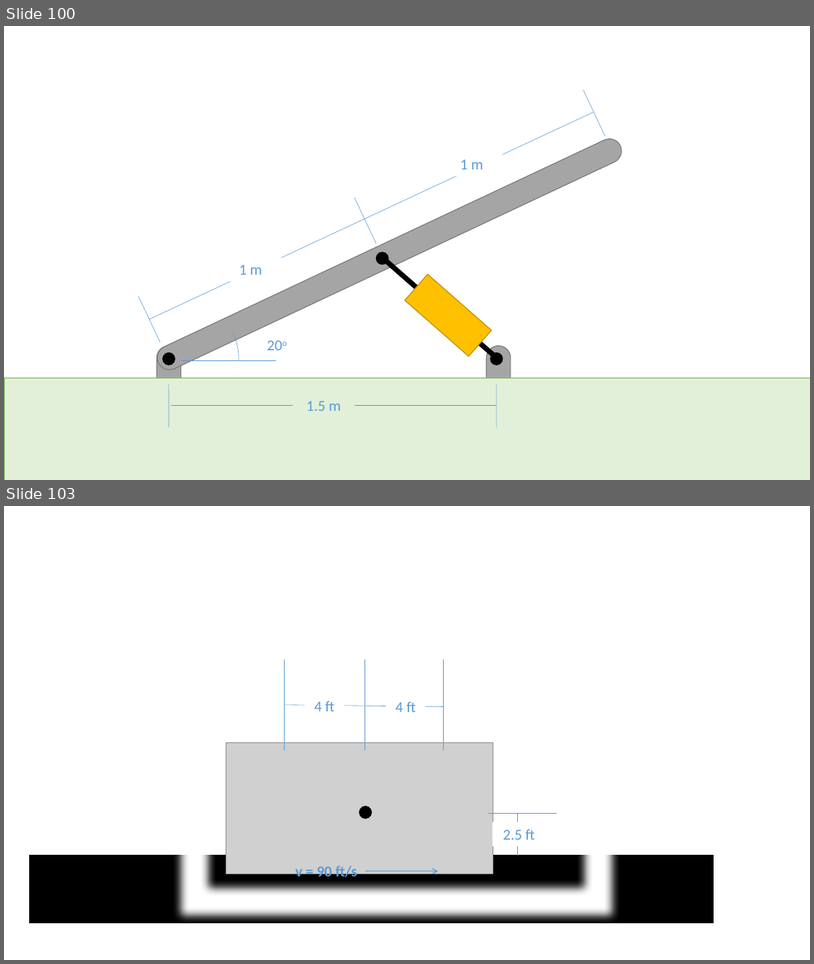
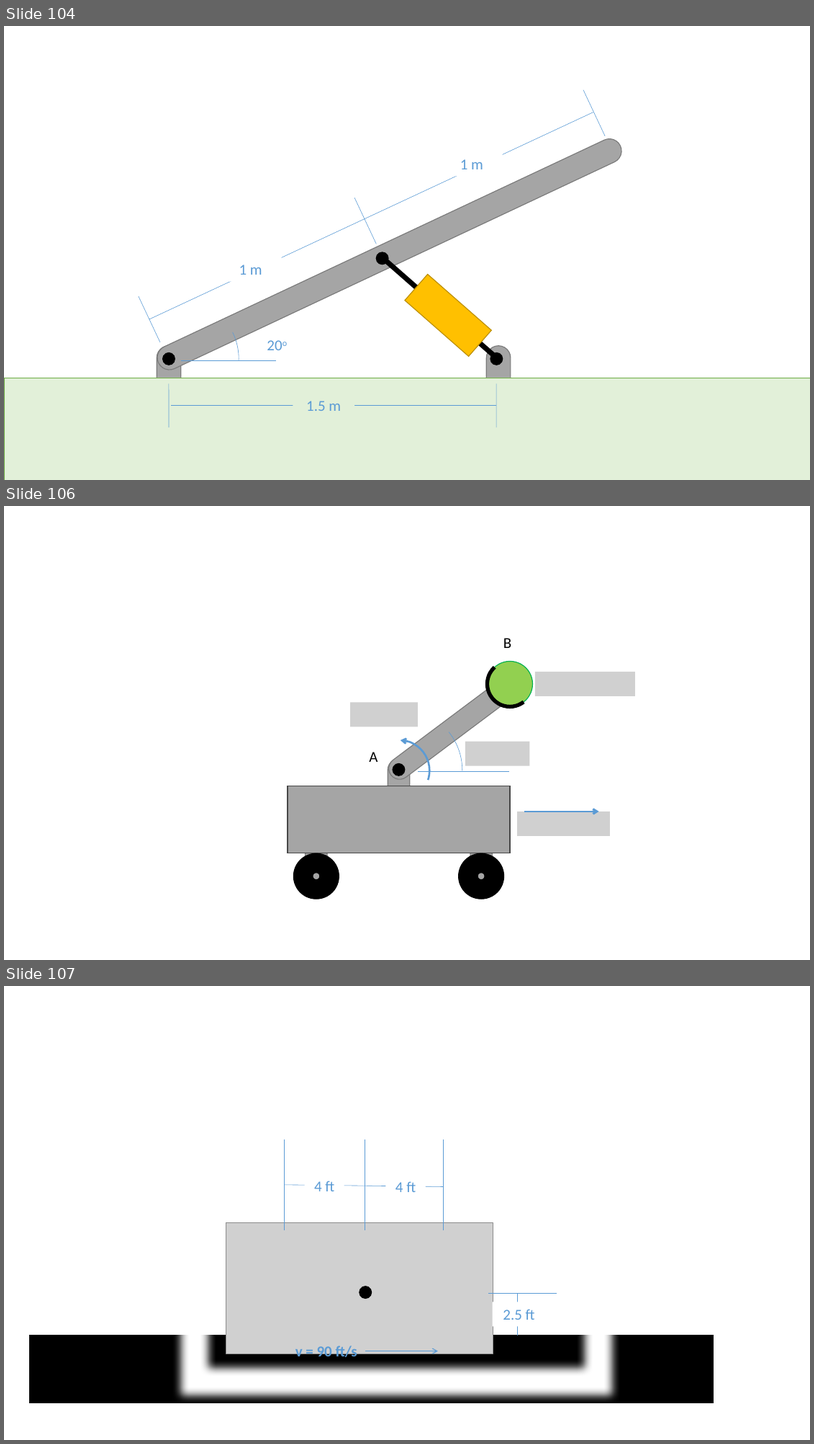
Before and after one commit to JacobMoore/mechanics_textbook, a slide deck: Homework Problems/Homework_Diagrams.pptx. Shown one above the other, each under a label of ours: slides 100 and 103 before the commit, slides 104, 106 and 107 after it; the slides between them are not shown. The pictures are 814x964 and 814x1444 pixels, drawn with LibreOffice and Linux fonts; fonts in the diff are those of the drawing; grey boxes stand for pictures. Boxes give left, top, right and bottom in pixels: in the first picture for what was removed or moved away, otherwise in the second. Text is boxed around its words. In the diff, an @@ line names an element or a change of style, - is before the commit and + after.

```diff
--- a/Homework Problems/Homework_Diagrams.pptx
+++ b/Homework Problems/Homework_Diagrams.pptx
@@ slide 106 added at [4, 506, 810, 960], background #FFFFFF @@
@@ text added at [504, 638, 512, 648], 18 pt, text #000000 @@
+B
@@ rounded rectangle added at [385, 676, 519, 784], fill #A5A5A5, outline #7A7A7A 1 pt @@
@@ ellipse added at [487, 661, 532, 706], fill #92D050, outline #00B050 1 pt @@
@@ arc (boxed as its full ellipse) added at [487, 661, 532, 706], outline #000000 4.5 pt @@
@@ picture added at [535, 672, 635, 696] @@
@@ arc (boxed as its full ellipse) added at [342, 709, 463, 830], outline #5B9BD5 0.5 pt @@
@@ picture added at [350, 702, 418, 726] @@
@@ arc (boxed as its full ellipse) added at [369, 740, 430, 800], outline #5B9BD5 2.25 pt @@
@@ picture added at [466, 741, 530, 765] @@
@@ text added at [369, 752, 378, 762], 18 pt, text #000000 @@
+A
@@ rounded rectangle added at [388, 759, 410, 835], fill #A5A5A5, outline #7A7A7A 1 pt @@
@@ ellipse added at [393, 764, 405, 776], fill #000000, outline #000000 1 pt @@
@@ rectangle added at [288, 785, 510, 852], fill #A5A5A5, outline #484848 1 pt @@
@@ line added from (418, 771) to (509, 771), #5B9BD5 0.5 pt @@
@@ rounded rectangle added at [305, 804, 327, 880], fill #A5A5A5, outline #7A7A7A 1 pt @@
@@ rounded rectangle added at [471, 804, 492, 880], fill #A5A5A5, outline #7A7A7A 1 pt @@
@@ picture added at [517, 811, 610, 836] @@
@@ arrow added from (525, 811) to (599, 811), #5B9BD5 2.25 pt @@
@@ donut added at [293, 853, 339, 898], fill #000000, outline #000000 1 pt @@
@@ donut added at [459, 853, 504, 898], fill #000000, outline #000000 1 pt @@
@@ what was slide 100 is now slide 104 @@
@@ what was slide 103 is now slide 107 @@
```
Also in this commit, not shown: 1 slide changed, 4 other slides added, 1 slide removed, 27 other files.
